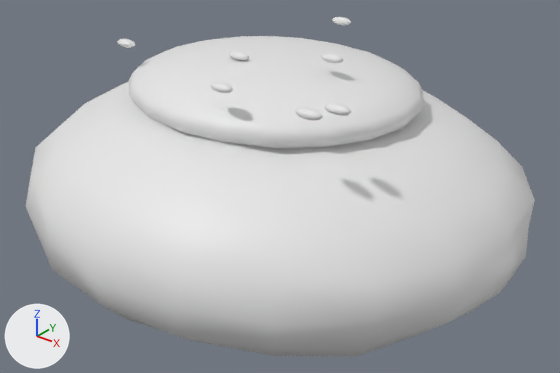
The glTF model models/catch_breads/bread_salt_anko.glb, before and after one commit.
Before and after are seen from a 50 mm lens placed at (0.698, -0.856, 0.528), pointed at (0.017, -0.005, 0.001). The axes (+X, +Y, +Z) are drawn at lower left. The lights are the same throughout. The first picture is the older version. Where no turn or scale is listed for an object, it has been applied to the vertices.

The older version as bpy lines, for what is in view:
```python
mat_レーズン = principled_material('レーズン')
mat_レーズン.base_color = (0.8, 0.8, 0.8)  # white #e7e7e7
mat_焼きたての山吹色 = principled_material('焼きたての山吹色')
mat_焼きたての山吹色.base_color = (0.8, 0.8, 0.8)  # white #e7e7e7
me_球_316 = bpy.data.meshes.new('球.316')
me_球_316.from_pydata(...)  # 222 vertices, 440 faces; spans x -0.396..0.396, y -0.36..0.36, z -0.17..0.17
me_球_316.materials.append(mat_焼きたての山吹色)  # white #e7e7e7
me_球_317 = bpy.data.meshes.new('球.317')
me_球_317.from_pydata(...)  # a UV sphere (20 segments, 12 rings, poles along z) spanning x -0.23..0.23, y -0.2..0.2, z -0.05..0.05
me_球_317.materials.append(mat_レーズン)  # white #e7e7e7
ob_あんこ = bpy.data.objects.new('あんこ', me_球_317)
ob_あんこ.location = (0.0, 0.0, 0.16)
ob_ふっくらした生地_018 = bpy.data.objects.new('ふっくらした生地.018', me_球_316)
ob_ふっくらした生地_018.location = (0.0, 0.0, 0.0)
```
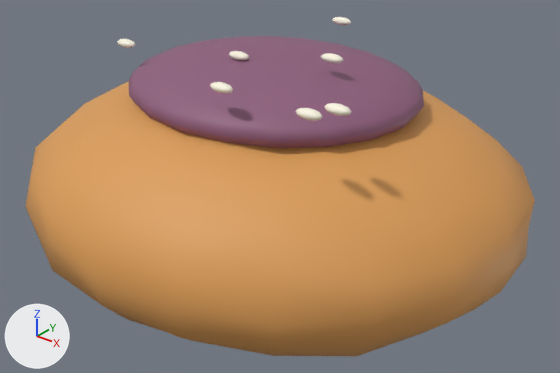
What the commit changed:
Material '焼きたての山吹色' (mat_焼きたての山吹色) changes colour from white #e7e7e7 to orange #dd9e57; in linear values from (0.8, 0.8, 0.8) to (0.72, 0.34, 0.095).
Material 'レーズン' (mat_レーズン) changes colour from white #e7e7e7 to purple #8e5d7c; in linear values from (0.8, 0.8, 0.8) to (0.27, 0.11, 0.2).

Where the change shows, as pixel boxes (x1, y1, x2, y2) in the pictures (560 x 373 px):
'ふっくらした生地.018', recoloured (white to orange): (25, 82, 535, 357) in both
'あんこ', recoloured (white to purple): (129, 36, 424, 148) in both
